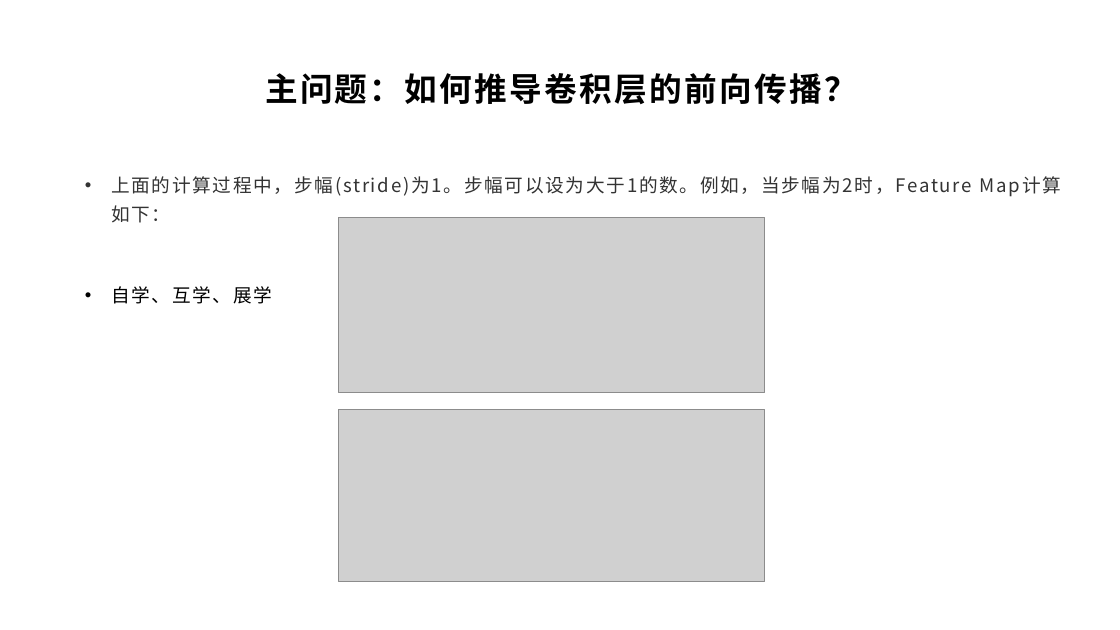
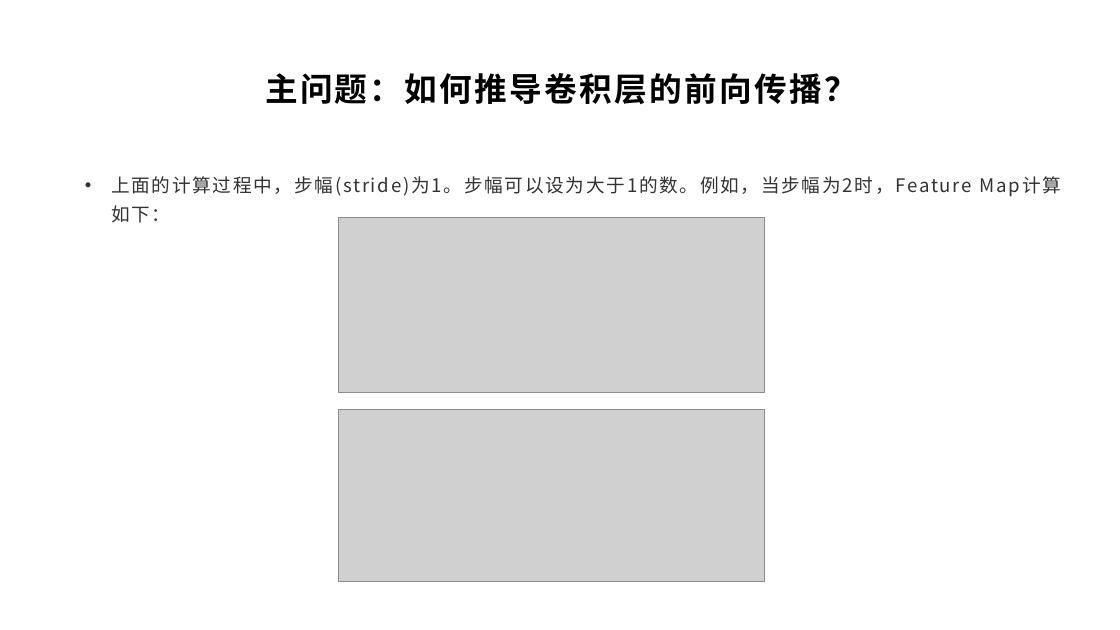
Before and after one commit to yyc-git/DeepLearningEdu, a slide deck: slide 20 of lessons/8_conv_layer_forward/ppt/卷积神经网络与卷积层的前向传播推导.pptx. Drawn at 1120x630 pixels with LibreOffice and Linux fonts; fonts in the diff are those of the drawing; grey boxes stand for pictures; background and template pictures are left out. Boxes give left, top, right and bottom in pixels: in the first picture for what was removed or moved away, otherwise in the second. Text is boxed around its words. In the diff, an @@ line names an element or a change of style, - is before the commit and + after.

```diff
--- a/lessons/8_conv_layer_forward/ppt/卷积神经网络与卷积层的前向传播推导.pptx
+++ b/lessons/8_conv_layer_forward/ppt/卷积神经网络与卷积层的前向传播推导.pptx
@@ text at (111, 286, 272, 304): paragraph removed @@
-• 自学、互学、展学
```
Also in this commit, not shown: 7 other slides changed, 1 slide added, 3 slides removed, 19 other files.
